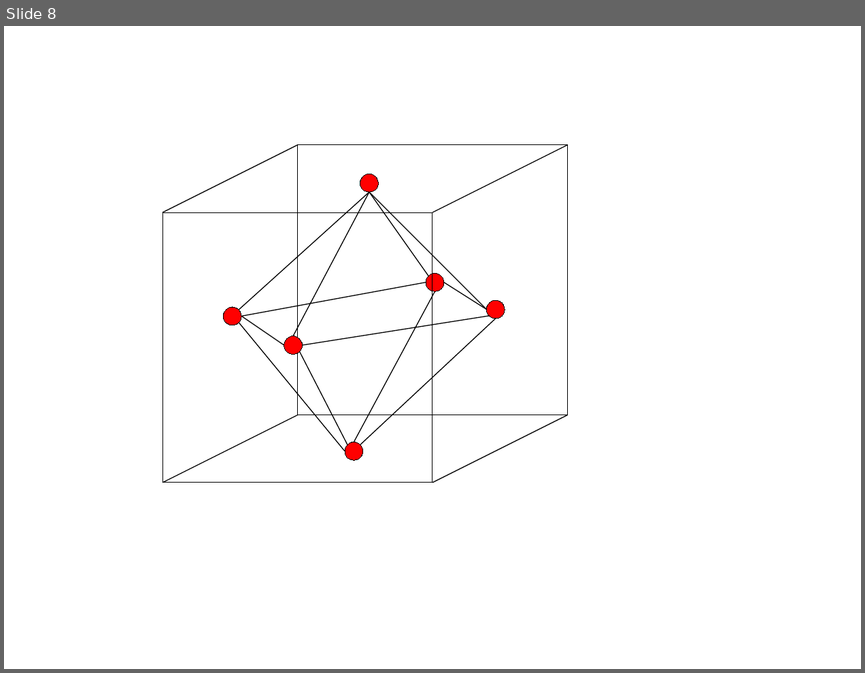
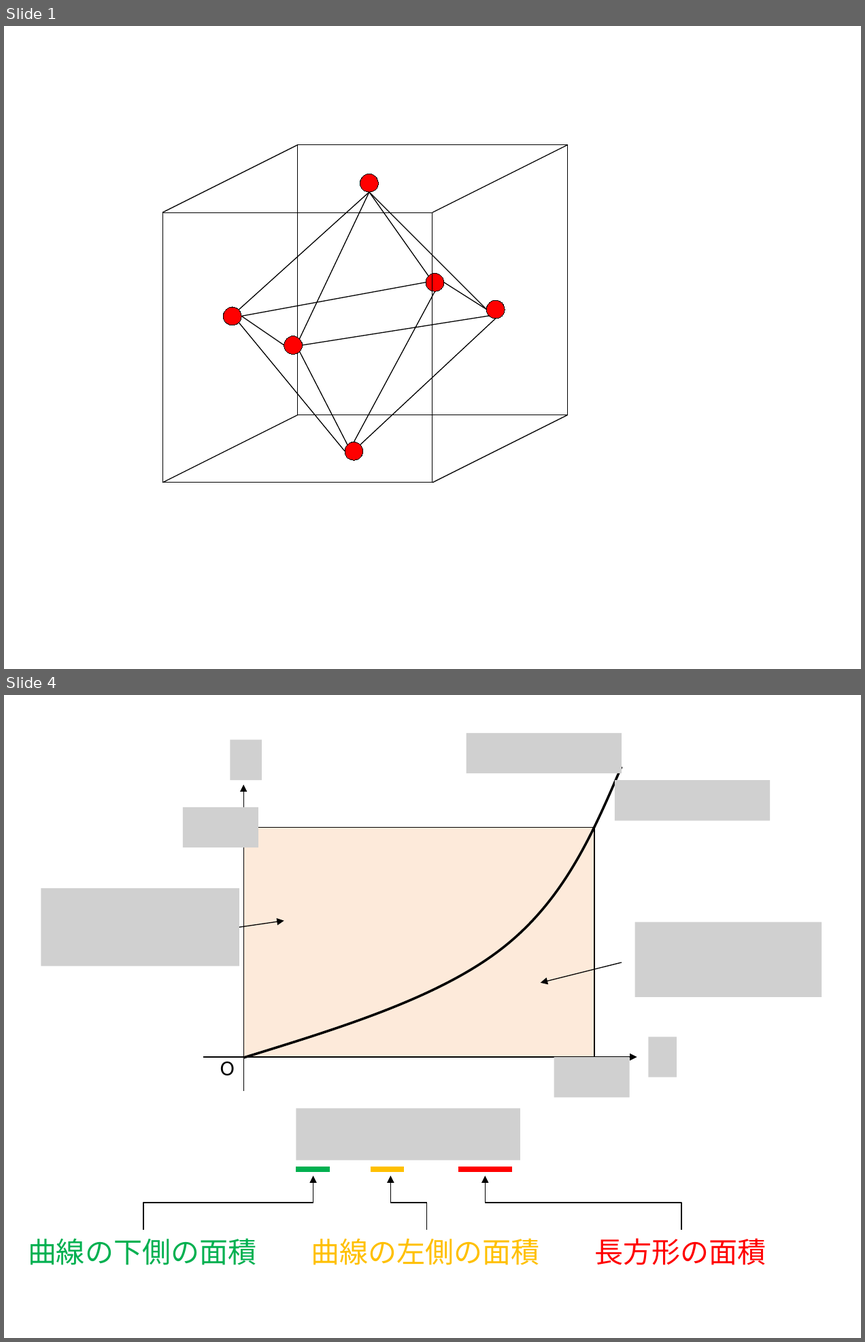
Before and after one commit to kaityo256/zenn-content, a slide deck: articles/legendre_expression/fig.pptx. Shown one above the other, each under a label of ours: slide 8 before the commit, slides 1 and 4 after it; the slides between them are not shown. The pictures are 865x673 and 865x1342 pixels, drawn with LibreOffice and Linux fonts; fonts in the diff are those of the drawing; grey boxes stand for pictures. Boxes give left, top, right and bottom in pixels: in the first picture for what was removed or moved away, otherwise in the second. Text is boxed around its words. In the diff, an @@ line names an element or a change of style, - is before the commit and + after.

```diff
--- a/articles/legendre_expression/fig.pptx
+++ b/articles/legendre_expression/fig.pptx
@@ slide 4 added at bbox=[4, 695, 861, 1338], background #FFFFFF @@
@@ picture added at bbox=[466, 732, 621, 773] @@
@@ picture added at bbox=[230, 740, 262, 780] @@
@@ freeform shape added at bbox=[244, 767, 621, 1057], outline #000000 2 pt @@
@@ arrow added from (244, 1091) to (244, 785), #000000 0.75 pt @@
@@ picture added at bbox=[615, 780, 770, 820] @@
@@ picture added at bbox=[183, 807, 258, 847] @@
@@ rectangle added at bbox=[244, 828, 594, 1057], fill #FDEADA, outline #000000 0.75 pt @@
@@ line added from (594, 828) to (244, 828), #000000 0.75 pt @@
@@ line added from (594, 828) to (594, 1057), #000000 0.75 pt @@
@@ picture added at bbox=[41, 888, 239, 966] @@
@@ arrow added from (239, 927) to (284, 920), #000000 0.75 pt @@
@@ picture added at bbox=[634, 922, 821, 998] @@
@@ arrow added from (621, 962) to (541, 983), #000000 0.75 pt @@
@@ picture added at bbox=[649, 1037, 677, 1077] @@
@@ arrow added from (203, 1057) to (637, 1057), #000000 0.75 pt @@
@@ text added at bbox=[220, 1061, 235, 1076], 18 pt, text #000000 @@
+O
@@ picture added at bbox=[554, 1057, 630, 1097] @@
@@ picture added at bbox=[296, 1108, 520, 1160] @@
@@ elbow arrow added from (143, 1229) to (313, 1176), #000000 0.75 pt @@
@@ line added from (296, 1169) to (330, 1169), #00B050 4.5 pt @@
@@ line added from (370, 1169) to (404, 1169), #FFC000 4.5 pt @@
@@ elbow arrow added from (426, 1229) to (390, 1176), #000000 0.75 pt @@
@@ line added from (458, 1169) to (512, 1169), #FF0000 4.5 pt @@
@@ elbow arrow added from (682, 1229) to (485, 1176), #000000 0.75 pt @@
@@ text added at bbox=[28, 1238, 256, 1265], 24 pt, text #00B050 @@
+曲線の下側の面積
@@ text added at bbox=[311, 1238, 540, 1265], 24 pt, text #FFC000 @@
+曲線の左側の面積
@@ text added at bbox=[595, 1238, 766, 1265], 24 pt, text #FF0000 @@
+長方形の面積
@@ what was slide 8 is now slide 1 @@
@@ slide 1 changed as well @@
@@ line moved from (369, 192) - (293, 336) to (369, 192) - (300, 339) @@
```
Also in this commit, not shown: 2 other slides added, 7 slides removed.
